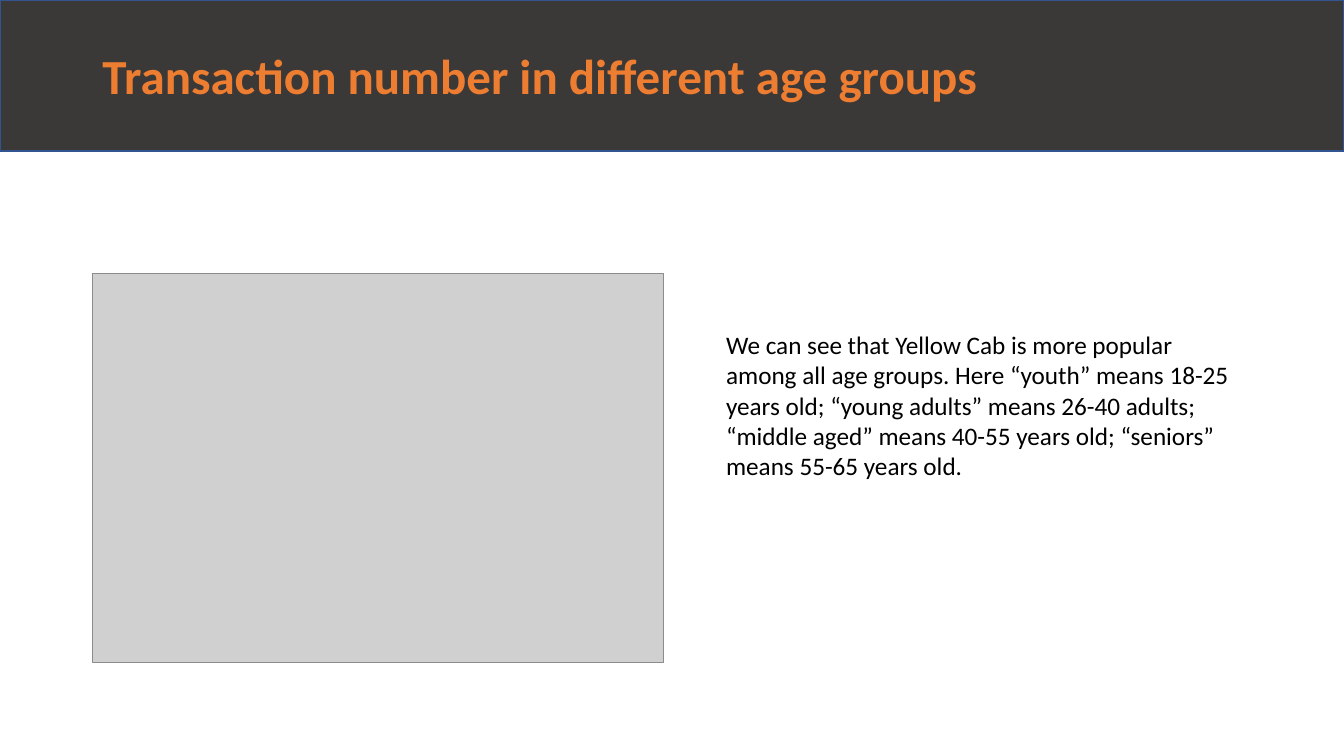
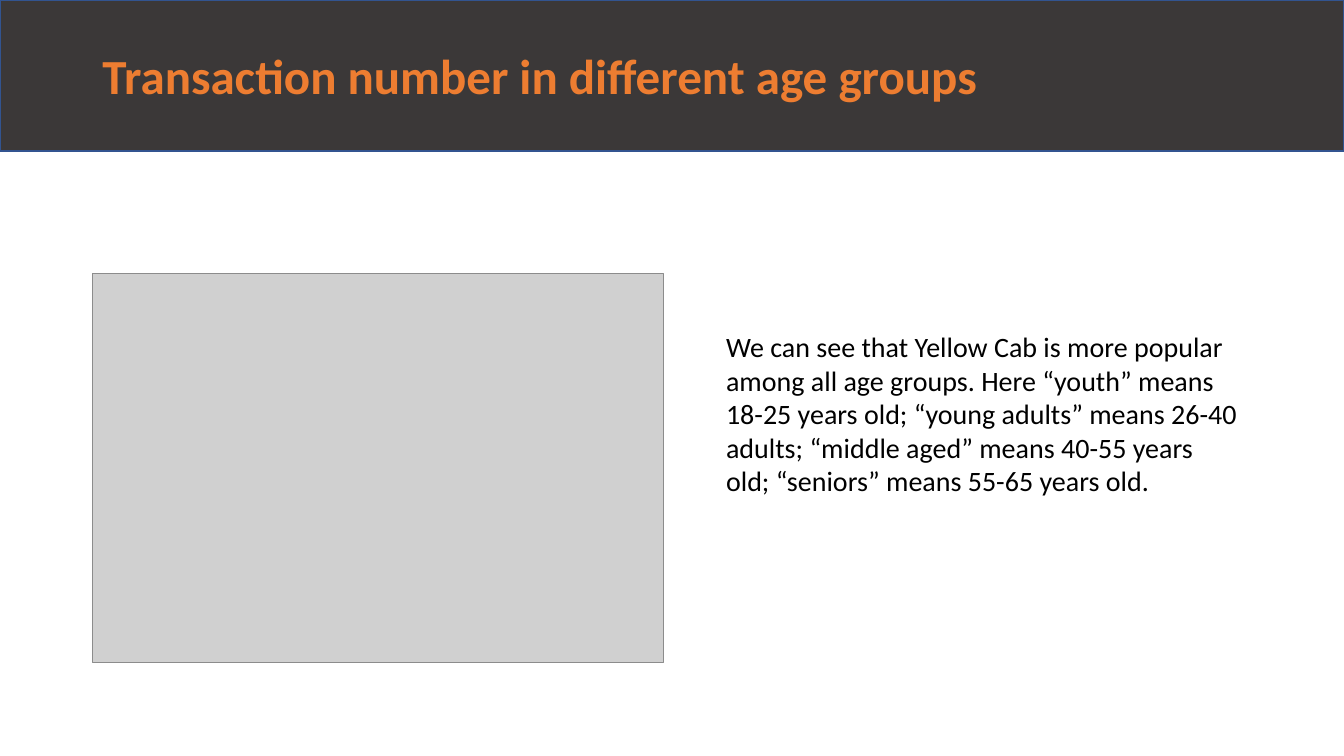
Before and after one commit to Jilin326/DataSets, a slide deck: slide 8 of DataGlacierPresentation.pptx (slide 7 before the commit). Drawn at 1344x756 pixels with LibreOffice and Linux fonts; fonts in the diff are those of the drawing; grey boxes stand for pictures. Boxes give left, top, right and bottom in pixels: in the first picture for what was removed or moved away, otherwise in the second. Text is boxed around its words. In the diff, an @@ line names an element or a change of style, - is before the commit and + after.

```diff
--- a/DataGlacierPresentation.pptx
+++ b/DataGlacierPresentation.pptx
@@ text "We can see that Yellow ..." at (726, 337, 1236, 496): size 18 to 20 pt @@
```
Also in this commit, not shown: 5 other slides changed, 1 slide added, 6 other files.
